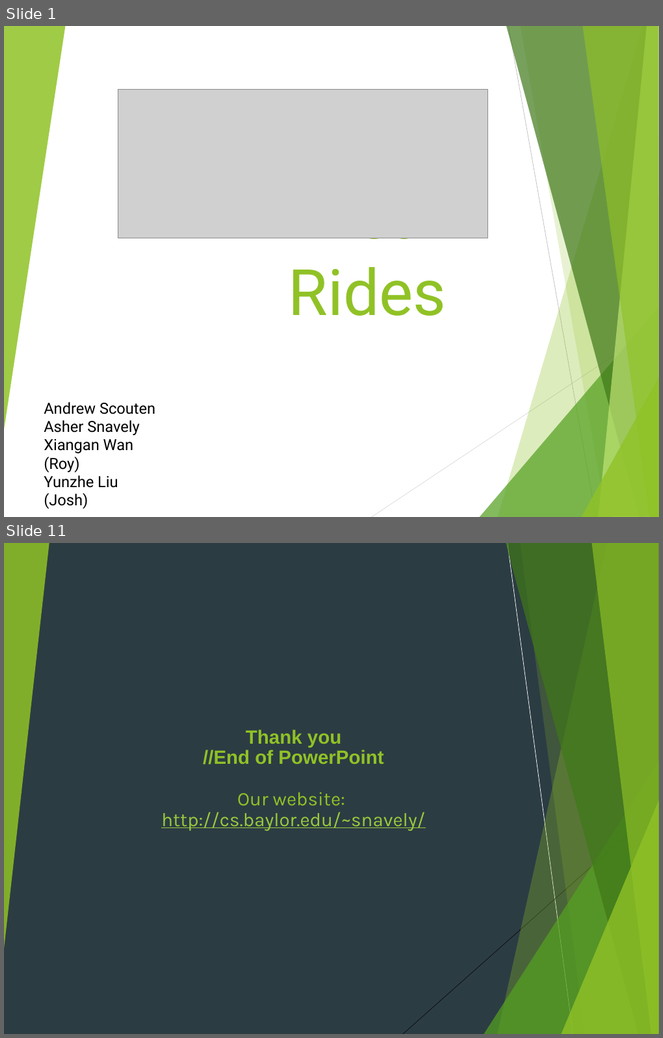
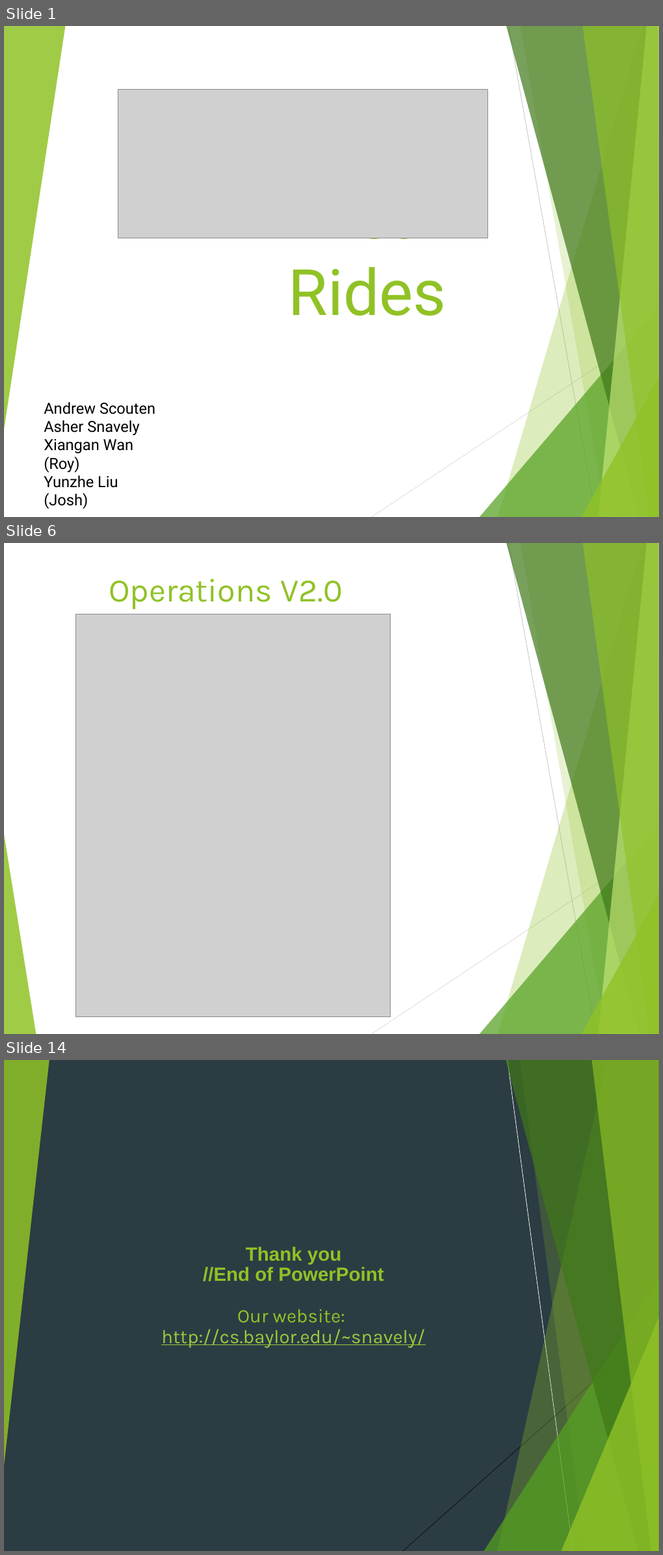
Before and after one commit to Haizhepi/BearRides, a slide deck: Documentation/Iteration2.pptx. Shown one above the other, each under a label of ours: slides 1 and 11 before the commit, slides 1, 6 and 14 after it; the slides between them are not shown. The pictures are 663x1038 and 663x1555 pixels, drawn with LibreOffice and Linux fonts; fonts in the diff are those of the drawing; grey boxes stand for pictures. Boxes give left, top, right and bottom in pixels: in the first picture for what was removed or moved away, otherwise in the second. Text is boxed around its words. In the diff, an @@ line names an element or a change of style, - is before the commit and + after.

```diff
--- a/Documentation/Iteration2.pptx
+++ b/Documentation/Iteration2.pptx
@@ slide 6 added at (4,543,659,1034), background #FFFFFF; not listed: 10 template elements that a slide beside it also shows @@
@@ title added at (109,579,343,609), 51.2 pt, text #90C226 @@
+Operations V2.0
@@ picture added at (76,615,391,1017) @@
@@ what was slide 11 is now slide 14 @@
```
Also in this commit, not shown: 8 slides changed, 3 other slides added, 1 slide removed.
